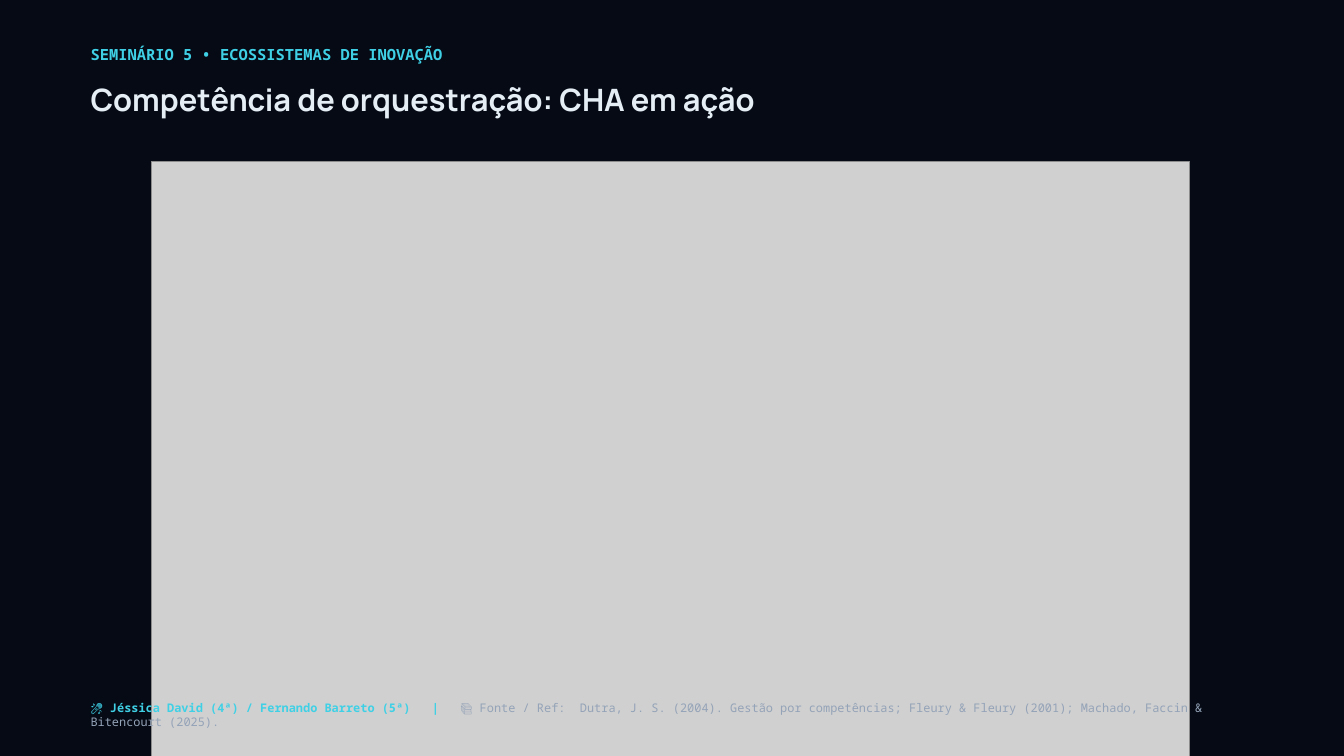
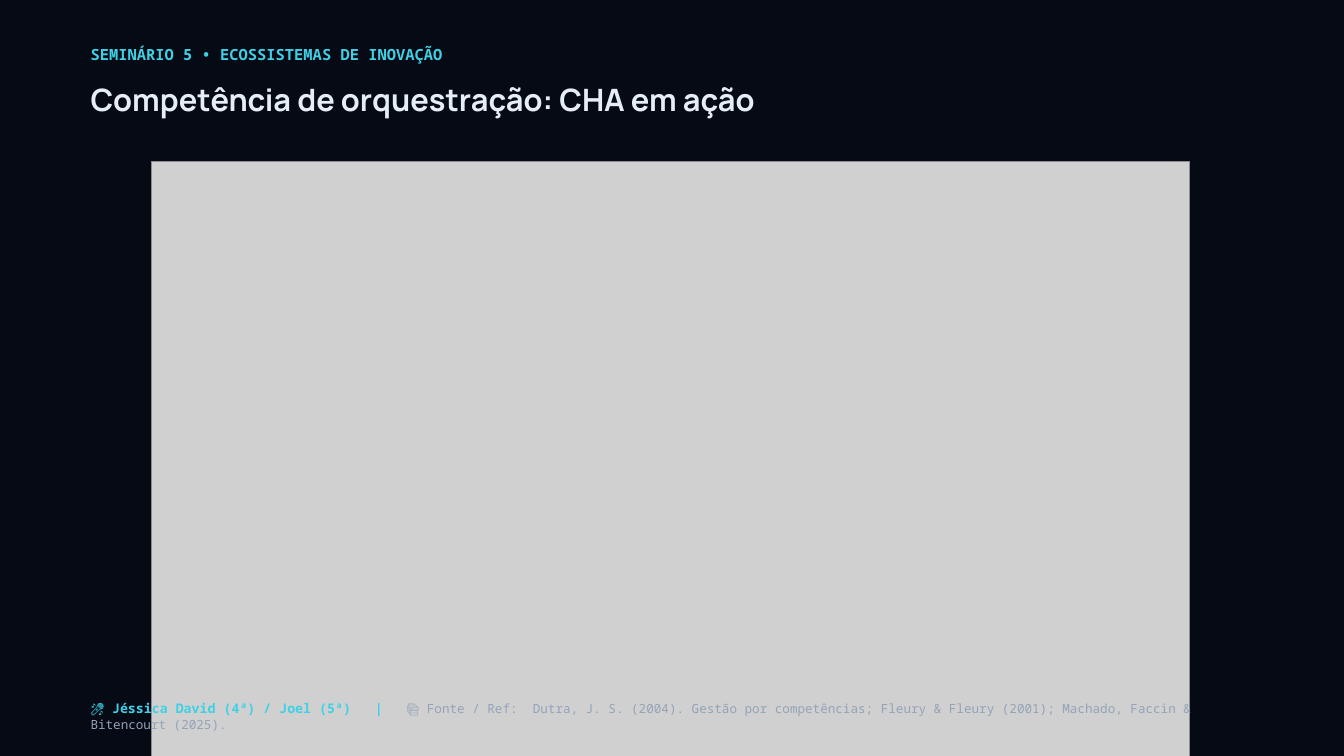
Before and after one commit to josuejofre/seminario-ecossistema-inovacao-pit, a slide deck: slide 17 of Seminario_5_Ecossistemas_Inovacao_Master.pptx. Drawn at 1344x756 pixels with LibreOffice and Linux fonts; fonts in the diff are those of the drawing; grey boxes stand for pictures. Boxes give left, top, right and bottom in pixels: in the first picture for what was removed or moved away, otherwise in the second. Text is boxed around its words. In the diff, an @@ line names an element or a change of style, - is before the commit and + after.

Commit message:
feat: scale up body fonts presentation-wide and set Joel as Thursday presenter for Bloco 3

```diff
--- a/Seminario_5_Ecossistemas_Inovacao_Master.pptx
+++ b/Seminario_5_Ecossistemas_Inovacao_Master.pptx
@@ text at (112, 701, 1175, 718): text changed; size 8.5 to 9 pt @@
-🎤 Jéssica David (4ª) / Fernando Barreto (5ª) | 📚 Fonte / Ref: Dutra, J. S. (2004). Gestão por competências; Fleury & Fleury (2001); Machado, Faccin & Bitencourt (2025).
+🎤 Jéssica David (4ª) / Joel (5ª) | 📚 Fonte / Ref: Dutra, J. S. (2004). Gestão por competências; Fleury & Fleury (2001); Machado, Faccin & Bitencourt (2025).
```
Also in this commit, not shown: 42 other slides changed, 4 other files.
